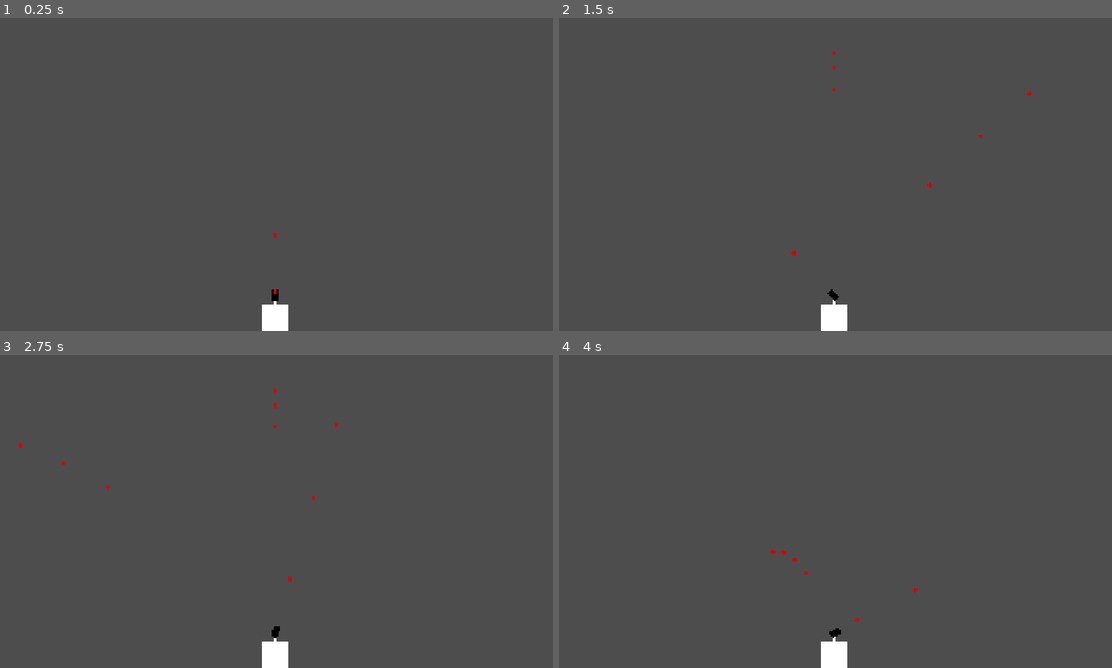
Above: before the commit, frames 1-4 (two rows, left to right).
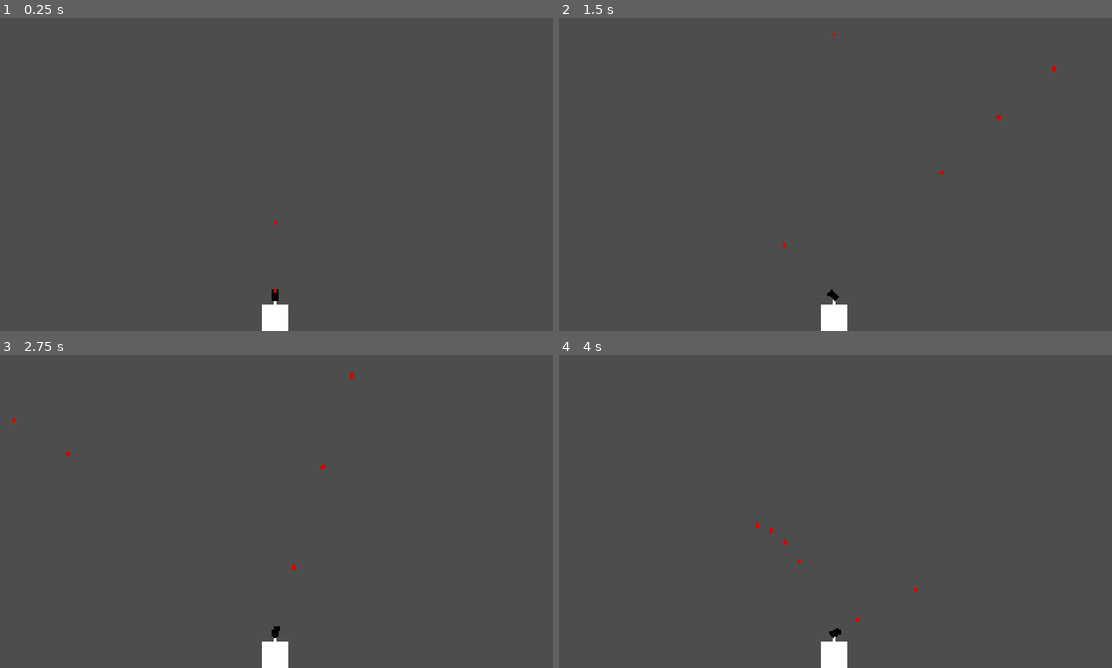
Above: after the commit, the same moments.

Repository: BilgiPasa/2d-gun-turret
Game: Godot game, scene res://Scenes/main_scene.tscn
Same seed, same stepped clock (60 frames per second), same inputs: the game is played once before the commit and once after it.
Inputs (mouse positions are in pixels of both pictures, inside the frame that each line leads up to):
- Up to frame 1 (0.25 s): no input
- Up to frame 2 (1.5 s): tap Enter at 0.5 s; move the mouse to (957, 158) at 0.52 s; tap Space at 1.25 s; move the mouse to (724, 190) at 1.27 s
- Up to frame 3 (2.75 s): move the mouse to (331, 442) at 2.02 s
- Up to frame 4 (4 s): move the mouse to (807, 574) at 2.77 s; move the mouse to (1001, 558) at 3.52 s

The runs differ from the first frame. In frame 1, less than 0.1% of the frame differs, in the area x 49-50%, y 64-89%; in frame 2, 0.1%; in frame 3, 0.1%, in the area x 2-64%, y 5-73%; in frame 4, less than 0.1%.

Commit message:
Tried to make the shooting more accurate

Diff:
--- a/Scripts/gun_turret.gd
+++ b/Scripts/gun_turret.gd
@@ -14,7 +14,7 @@
 
 # Shoot Bullet Calculation Variables
 const BULLET_DEFAULT_LIN_VEL_X: float = 2000
-const BULLET_MIN_REACH_TIME: float = 0.5
+const BULLET_MIN_REACH_TIME: float = 0.4
 var t: float
 var target_relative_position: Vector2
 var shoot_vector: Vector2
@@ -23,49 +23,48 @@
 	process_mode = Node.PROCESS_MODE_PAUSABLE
 	can_shoot_timer.wait_time = SHOOT_TIMER_WAIT_TIME
 
-func _physics_process(_delta: float) -> void:
-	attack_mouse()
+func _physics_process(delta: float) -> void:
+	attack_mouse(delta)
 
-func attack_closest_target() -> void:
+func attack_closest_target(physics_delta: float) -> void:
 	if target_find_area.has_overlapping_bodies() && can_shoot:
 		can_shoot = false
-		shoot_bullet_to(give_closest_target())
+		shoot_bullet_to(give_closest_target(), physics_delta)
 		can_shoot_timer.start()
 
-func attack_mouse() -> void:
+func attack_mouse(physics_delta: float) -> void:
 	mouse_position_node.global_position = get_global_mouse_position()
 
 	if can_shoot:
 		can_shoot = false
-		shoot_bullet_to(mouse_position_node)
+		shoot_bullet_to(mouse_position_node, physics_delta)
 		can_shoot_timer.start()
 
-func shoot_bullet_to(target: Node2D) -> void:
-	target_relative_position = Vector2(target.global_position.x - gun_sprite.global_position.x, target.global_position.y - gun_sprite.global_position.y)
+func shoot_bullet_to(target: Node2D, physics_delta: float) -> void:
+	var new_bullet = BULLET_SCENE.instantiate() # Make a new bullet
+	target_relative_position = Vector2(target.global_position.x - gun_sprite.global_position.x, target.global_position.y - gun_sprite.global_position.y) # Find the position of the target relative to the gun
+	t = abs(target_relative_position.x) / BULLET_DEFAULT_LIN_VEL_X # Calculate reach time based on default X speed
+
+	if t >= BULLET_MIN_REACH_TIME:
+		# Assign X speed
+		if target_relative_position.x > 0:
+			shoot_vector.x = BULLET_DEFAULT_LIN_VEL_X
+		else:
+			shoot_vector.x = -BULLET_DEFAULT_LIN_VEL_X
+	else: # If reach time is too small
+		t = BULLET_MIN_REACH_TIME # Set the reach time
+		shoot_vector.x = target_relative_position.x / t # Calculate X speed
 
 	if target is MovableEnemy:
-		var new_bullet = BULLET_SCENE.instantiate()
-		# TODO: Finish here
+		pass # TODO: Finish here
 	else:
-		var new_bullet = BULLET_SCENE.instantiate()
-		t = abs(target_relative_position.x) / BULLET_DEFAULT_LIN_VEL_X
+		# At the line below, I used (physics_delta * 4) to hit the target better because if I don't add it, it might miss the target by a small distance.
+		shoot_vector.y = (target_relative_position.y / t) - (gravity_amount * (t + (physics_delta * 4)) / 2) # Calculate Y speed
 
-		if t >= BULLET_MIN_REACH_TIME:
-			if target_relative_position.x > 0:
-				shoot_vector.x = BULLET_DEFAULT_LIN_VEL_X
-			else:
-				shoot_vector.x = -BULLET_DEFAULT_LIN_VEL_X
-
-			shoot_vector.y = (target_relative_position.y / t) - (gravity_amount * (t + 0.05) / 2)
-		else:
-			t = BULLET_MIN_REACH_TIME
-			shoot_vector.x = target_relative_position.x / t
-			shoot_vector.y = (target_relative_position.y / t) - (gravity_amount * (t + 0.05) / 2)
-
-		gun_sprite.look_at(shoot_vector)
-		new_bullet.transform = gun_sprite.global_transform
-		owner.add_child(new_bullet)
-		new_bullet.linear_velocity = shoot_vector
+	gun_sprite.look_at(shoot_vector) # Gun sprite looks at the target
+	new_bullet.position = gun_sprite.global_position # Initialize the position of the bullet
+	owner.add_child(new_bullet) # Add the bullet to the scene
+	new_bullet.linear_velocity = shoot_vector # Add speed to the bullet
 
 func give_closest_target() -> Node2D:
 	var closest_node: Node2D = null
@@ -80,6 +79,7 @@
 
 	return closest_node
 
+# Calculate how far is the target from the gun
 func how_far(target_global_position: Vector2) -> float:
 	target_relative_position = Vector2(target_global_position.x - gun_sprite.global_position.x, target_global_position.y - gun_sprite.global_position.y)
 	return sqrt(pow(target_relative_position.x, 2) + pow(target_relative_position.y, 2))
